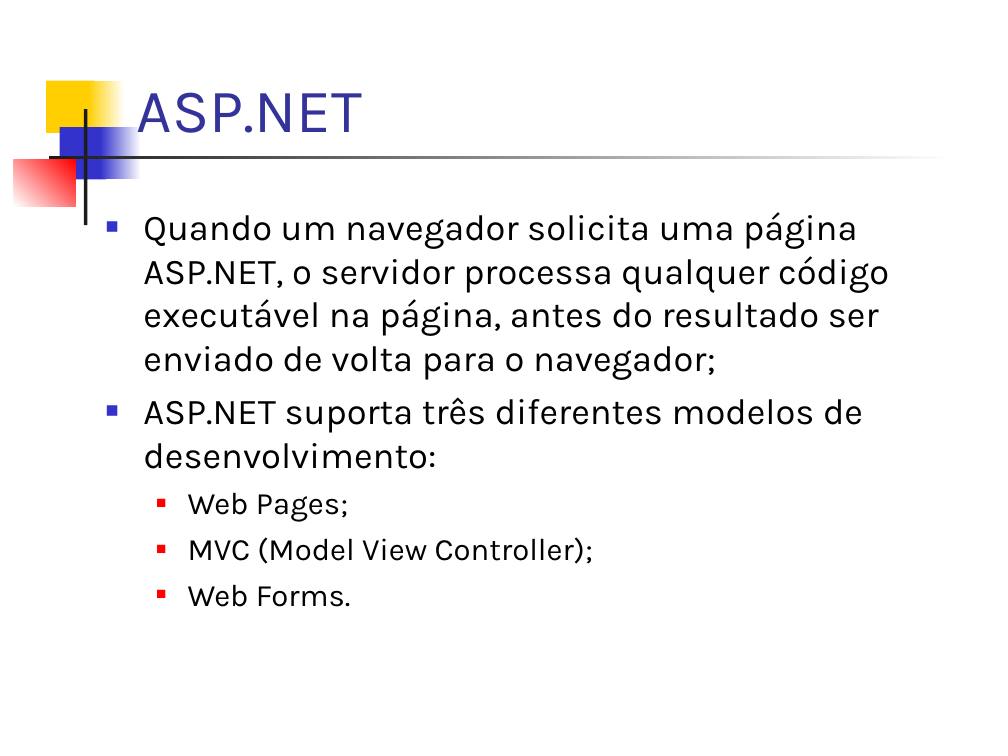
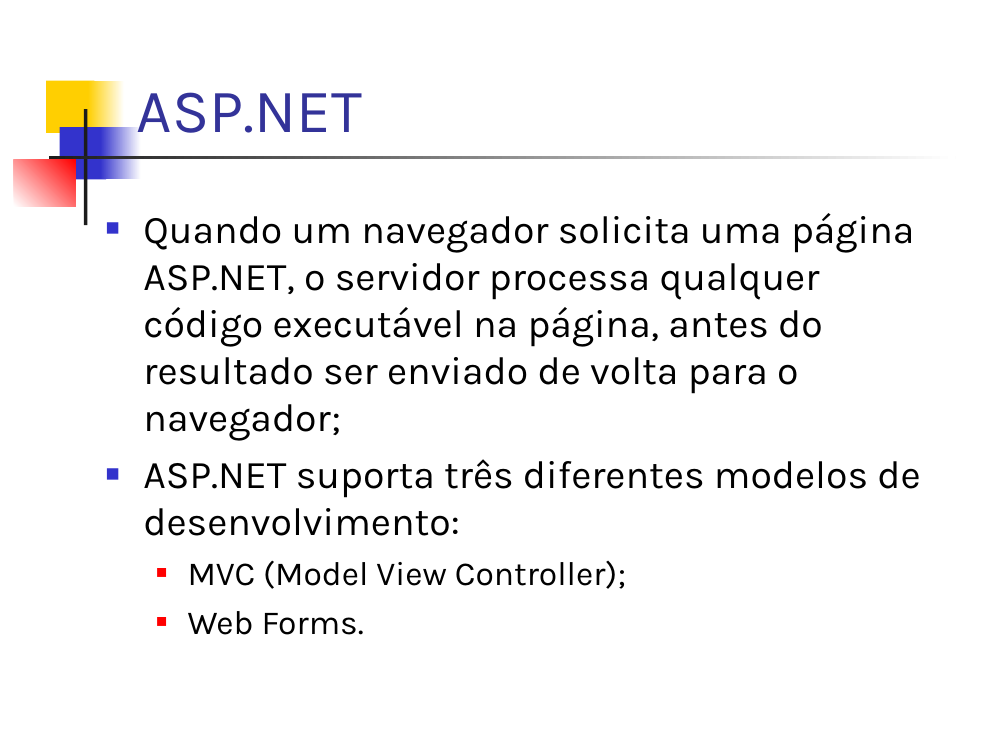
Before and after one commit to dssika/mini-curso-asp-net-mvc3, a slide deck: slide 4 of Slide/Mini Curso.ppt. Drawn at 1008x756 pixels with LibreOffice and Linux fonts; fonts in the diff are those of the drawing. Boxes give left, top, right and bottom in pixels: in the first picture for what was removed or moved away, otherwise in the second. Text is boxed around its words. In the diff, an @@ line names an element or a change of style, - is before the commit and + after.

```diff
--- a/Slide/Mini Curso.ppt
+++ b/Slide/Mini Curso.ppt
@@ text "Quando um navegador solicita uma ..." at <box>143,213,920,635</box>: size 25.9 to 28 pt in "Quando um navegador solicita uma página ASP.NET, ...", "ASP.NET suporta três diferentes modelos de desenvolvimento:"; size 22.2 to 24 pt in "MVC (Model View Controller);", "Web Forms." @@
@@ text at <box>188,492,348,522</box>: paragraph removed @@
-  ■ Web Pages;
```
Also in this commit, not shown: 5 slides added, 1 slide removed.
